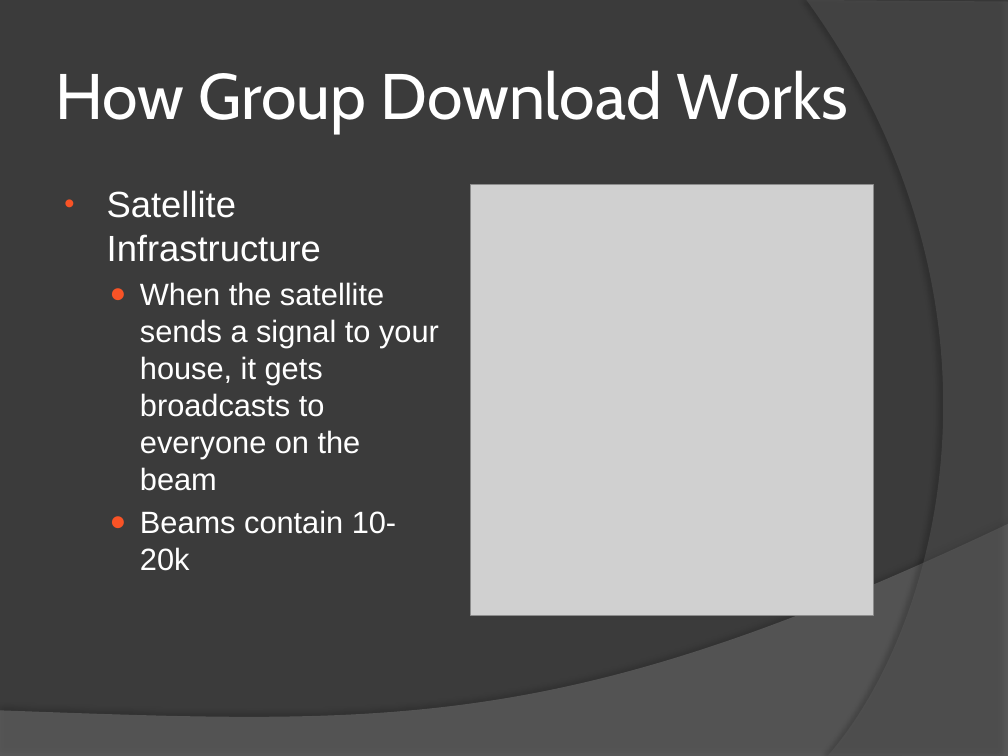
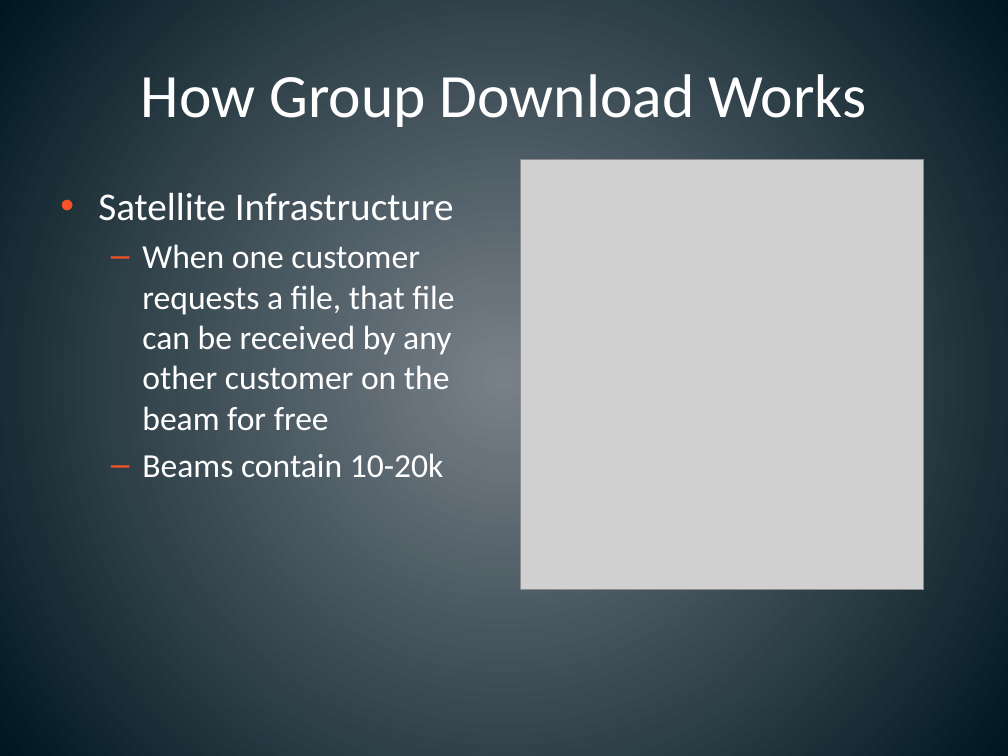
Before and after one commit to bsoe003/pingbots, a slide deck: slide 3 of Presentation/presentatio-final.pptx. Drawn at 1008x756 pixels with LibreOffice and Linux fonts; fonts in the diff are those of the drawing; grey boxes stand for pictures. Boxes give left, top, right and bottom in pixels: in the first picture for what was removed or moved away, otherwise in the second. Text is boxed around its words. In the diff, an @@ line names an element or a change of style, - is before the commit and + after.

```diff
--- a/Presentation/presentatio-final.pptx
+++ b/Presentation/presentatio-final.pptx
@@ background #3B3B3B to gradient #79828A to #00181F @@
@@ freeform shape removed at (x1=806, y1=0, x2=1008, y2=756) @@
@@ title "How Group Download Works" at (x1=141, y1=74, x2=866, y2=127): size 46 to 44 pt, font Cabin to Calibri; alignment left to centre @@
@@ picture moved from (x1=471, y1=184, x2=874, y2=615) to (x1=521, y1=159, x2=924, y2=590) @@
@@ text at (x1=98, y1=192, x2=454, y2=478): size 26 to 28 pt in "Satellite Infrastructure"; font Arial to Calibri in "Satellite Infrastructure", "Beams contain 10-20k"; size 22 to 24 pt in "Beams contain 10-20k"; indent changed; bullet ● to – @@
@@ text at (x1=142, y1=244, x2=454, y2=430): text changed; size 22 to 24 pt; font Arial to Calibri @@
-  ● When the satellite sends a signal to your house, it gets broadcasts to everyone on the beam
+  – When one customer requests a file, that file can be received by any other customer on the beam for free
@@ freeform shape removed at (x1=0, y1=524, x2=1008, y2=756) @@
```
Also in this commit, not shown: 4 other slides changed, 2 slides added, 3 slides removed.
